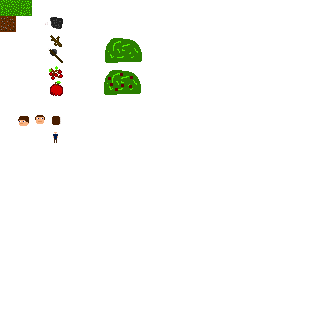
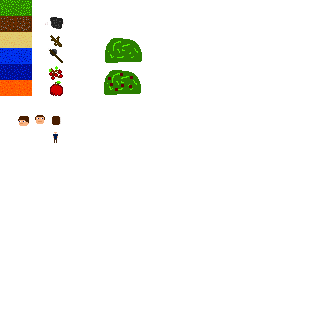
Layers edited between the first and the second (320, 320) image:
added layer "water copy" above "water" over (0, 1, 32, 96)
added layer "water" above "sand" over (0, 1, 32, 96)
added layer "sand" above "darkGround copy" over (0, 32, 32, 48)
added layer "darkGround copy" above "darkGround" over (16, 16, 64, 32)
